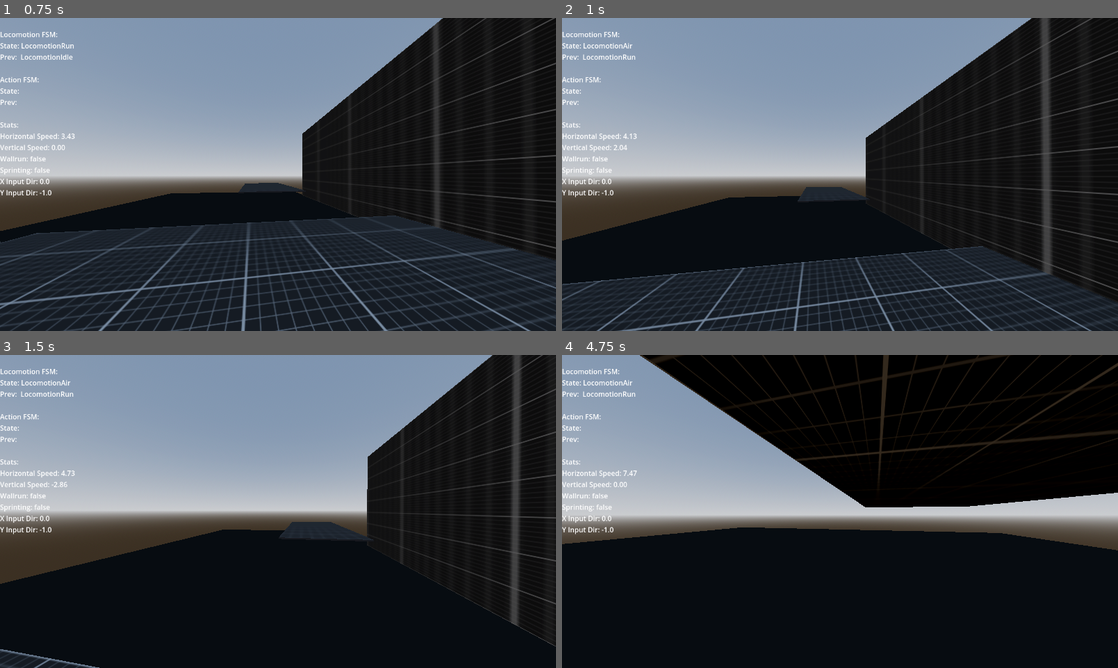
Above: before the commit, frames 1-4 (two rows, left to right).
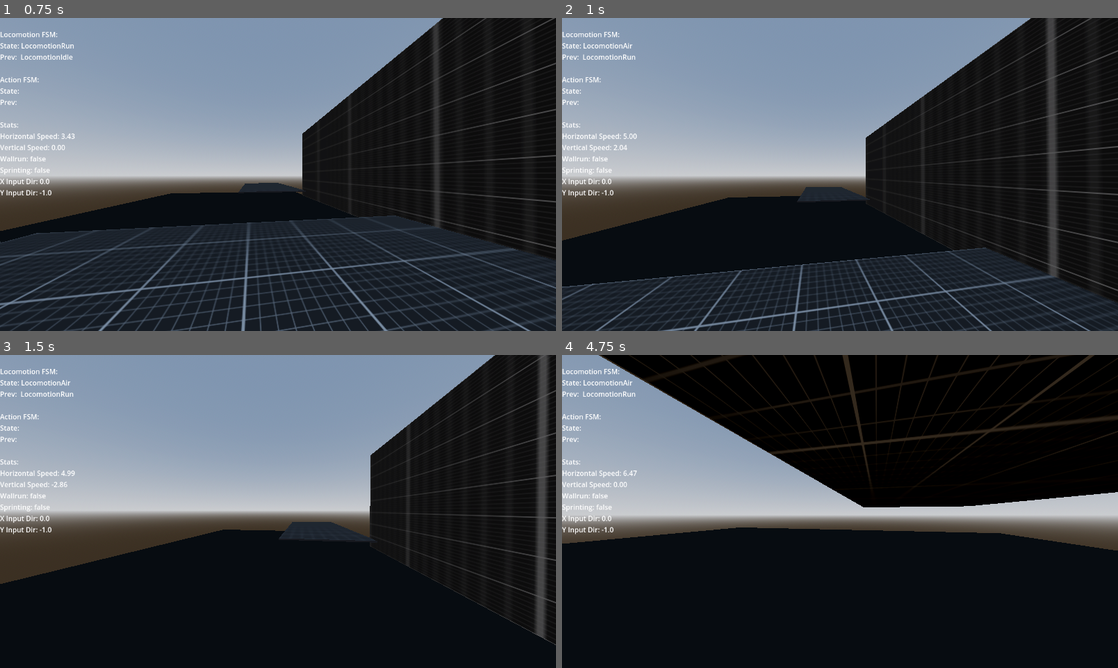
Above: after the commit, the same moments.

Repository: mdnrealdeal/parkour-game
Game: Godot game, scene res://scenes/levels/test_scene.tscn
Two runs of this game, one before a commit and one after it. Both use one fixed random seed, a clock stepped at 60 frames per second and the inputs below.
Inputs (mouse positions are in pixels of both pictures, inside the frame that each line leads up to):
- Up to frame 1 (0.75 s): tap Enter at 0.5 s; move the mouse to (305, 174) at 0.52 s; hold W (move_forward) from 0.53 s (still down); hold X (crouch) from 0.53 s (still down)
- Up to frame 2 (1 s): keep holding W (move_forward); keep holding X (crouch); tap Space (jump) at 0.77 s
- Up to frame 3 (1.5 s): keep holding W (move_forward); move the mouse to (250, 511) at 1.27 s; release X (crouch) at 1.28 s; tap Shift (dash) at 1.35 s
- Up to frame 4 (4.75 s): keep holding W (move_forward); tap Space (jump) at 1.52, 3.02, 3.77, 4.52 s; move the mouse to (851, 505) at 2.02 s; hold X (crouch) 2.03-2.78 s; move the mouse to (834, 517) at 2.77 s; tap Shift (dash) at 2.85, 4.35 s; move the mouse to (878, 514) at 3.52 s; hold X (crouch) 3.53-4.28 s; move the mouse to (795, 508) at 4.27 s

Frame 1 is identical in both runs. In frame 2, 5.8% of the frame differs, in the area x 0-100%, y 0-100%; in frame 3, 3.7%; in frame 4, 6.1%, in the area x 0-100%, y 0-63%.

Commit message:
wall tween

Diff:
--- a/resources/player_movementstats.tres
+++ b/resources/player_movementstats.tres
@@ -9,6 +9,7 @@
 sprint_speed = 6.25
 sprint_acceleration = 4.0
 time_before_sprinting = 3.0
+air_acceleration = 7.0
 max_air_jumps = 0
 jump_force = 4.0
 dash_speed = 11.0
@@ -16,7 +17,7 @@
 dash_cooldown = 1.0
 wallrun_jump_force_side = 4.0
 wallrun_jump_force_up = 4.0
-wallrun_gravity_mult = 0.1
+wallrun_gravity_mult = 0.15
 wallrun_linger_duration = 0.01
-wallrun_cooldown = 0.75
+wallrun_cooldown = 1.0
 metadata/_custom_type_script = "uid://c83i83xjuj6bl"
--- a/scenes/levels/test_scene.tscn
+++ b/scenes/levels/test_scene.tscn
@@ -94,7 +94,7 @@
 material = SubResource("StandardMaterial3D_kljt5")
 
 [node name="CSGCylinder3D" type="CSGCylinder3D" parent="Level"]
-transform = Transform3D(1, 0, 0, 0, 1, 0, 0, 0, 1, 4, 0.5, -26)
+transform = Transform3D(1, 0, 0, 0, 1, 0, 0, 0, 1, 4, 0.5, -8)
 use_collision = true
 radius = 3.0
 height = 5.0
--- a/scripts/_FSMs/locoLayer/locomotion_air.gd
+++ b/scripts/_FSMs/locoLayer/locomotion_air.gd
@@ -6,6 +6,7 @@
 #endregion
 
 func enter(previous_state: State = null) -> void:
+	# TODO: remove this coupling, replace with state flags in blackboard.
 	if previous_state is not LocomotionDash:
 		actor_ref.blackboard.reset_air_movements(actor_ref.move_stats.max_air_jumps)
 
--- a/scripts/player/player.gd
+++ b/scripts/player/player.gd
@@ -2,7 +2,7 @@
 extends Actor
 
 const SENS_HUMAN_MOD = 0.0001
-const CURVE_ASSIST_STRENGTH = 0.5
+const CURVE_ASSIST_STRENGTH = 1.25
 
 @export_range(0, 100, 1) var mouse_sensitivity: int = 30
 
@@ -26,6 +26,8 @@
 func _physics_process(delta: float) -> void:
 		super._physics_process(delta)
 
+		_apply_camera_tilt(delta)
+
 		if blackboard.is_wall_running:
 			_apply_curve_assist(delta)
 
@@ -35,6 +37,7 @@
 		var sens_mult: float = _add_camera_magnetism(event)
 
 		var final_sensitivity: float = (mouse_sensitivity * SENS_HUMAN_MOD) * sens_mult
+		#print(final_sensitivity)
 
 		rotate_y(-event.relative.x * final_sensitivity)
 		head.rotate_x(-event.relative.y * final_sensitivity)
@@ -56,15 +59,27 @@
 	elif blackboard.current_wall_side == ActorBlackboard.WallSide.LEFT and relative_x > 0:
 		moving_away = true
 
-	#print("Side: %s | Align: %.2f | MovingAway: %s" % [blackboard.current_wall_side, alignment, moving_away])
-	if alignment > 0.01:
-		var raw_tension: float = clamp((alignment + 0.2) / 0.8, 0.0, 1.0)
+	print("Side: %s | Align: %.2f | MovingAway: %s" % [blackboard.current_wall_side, alignment, moving_away])
+
+	# INFO: this is the mouse dampening code. documentation on what does what here.
+	# DEADZONE: area which determines free mouselook w/o slow | lower = less deadzone
+	#
+	# MAX_MOUSE_DAMPENER_TO/AWAY: higher values make the mouse slower at peak deadzone.
+	# 	Respective values for dampening away from wall and to wall.
+	#
+	# Curve - raw_tension AND curved_tension: choose raw for linear, curved for expo.
+	const DEADZONE: float = 0.005
+	const MAX_MOUSE_DAMPENER_TO: float = 0.025
+	const MAX_MOUSE_DAMPENER_AWAY: float = 0.1
+
+	if alignment > DEADZONE:
+		var raw_tension: float = clamp((alignment - 0.1) / 0.8, 0.0, 1.0)
 		var curved_tension: float = raw_tension * raw_tension
 
 		if moving_away:
-			return lerp(1.0, 0.05, curved_tension)
+			return lerp(1.0, MAX_MOUSE_DAMPENER_TO, curved_tension)
 		else:
-			return lerp(1.0, 0.1, raw_tension)
+			return lerp(1.0, MAX_MOUSE_DAMPENER_AWAY, raw_tension)
 	return 1.0
 
 func _apply_curve_assist(delta: float) -> void:
@@ -82,3 +97,12 @@
 
 	if abs(angle_diff) > 0.001:
 		rotate_y(-angle_diff * CURVE_ASSIST_STRENGTH * delta)
+
+func _apply_camera_tilt(delta: float) -> void:
+	var target_roll: float = 0.0
+
+	if blackboard.is_wall_running:
+		const TILT_IN_RAD: float = 0.2181662
+		target_roll = blackboard.current_wall_side * TILT_IN_RAD
+
+	head.rotation.z = lerp(head.rotation.z, target_roll, 7.5 * delta)
